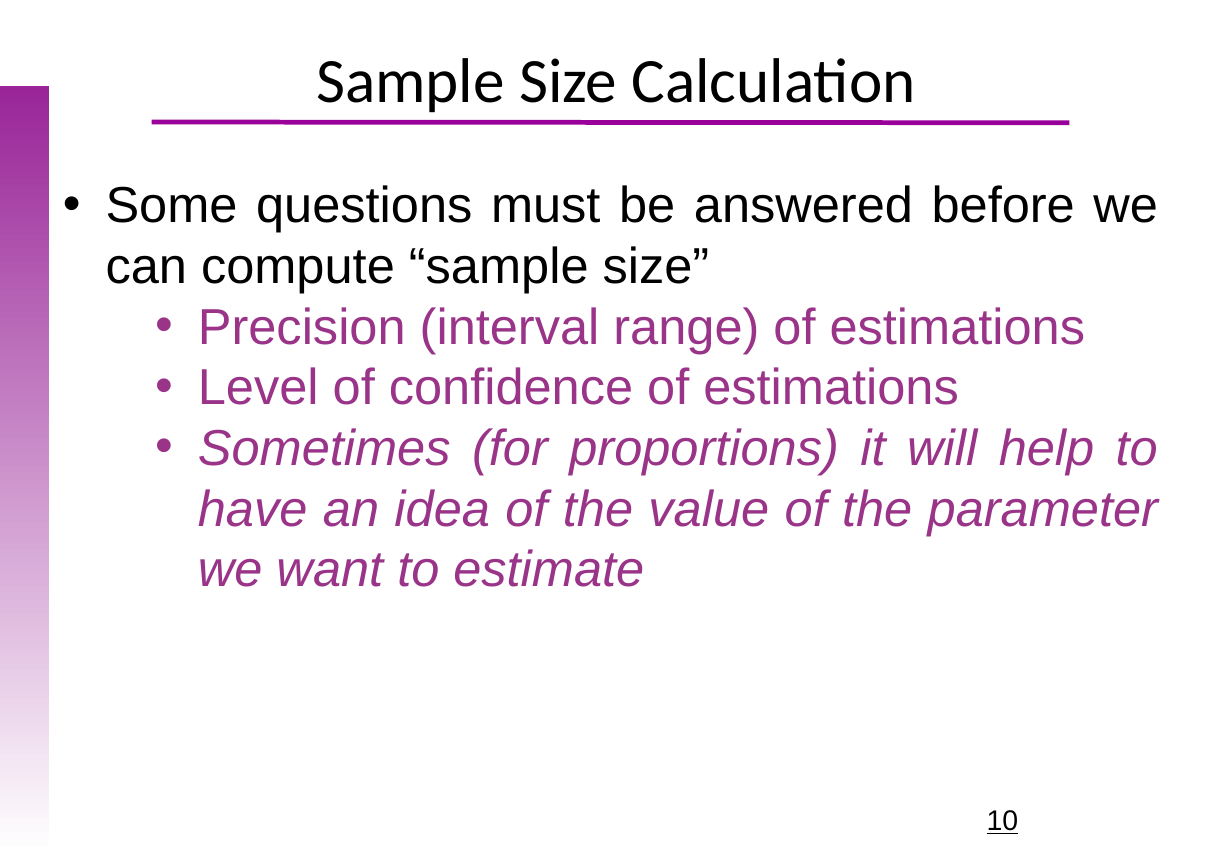
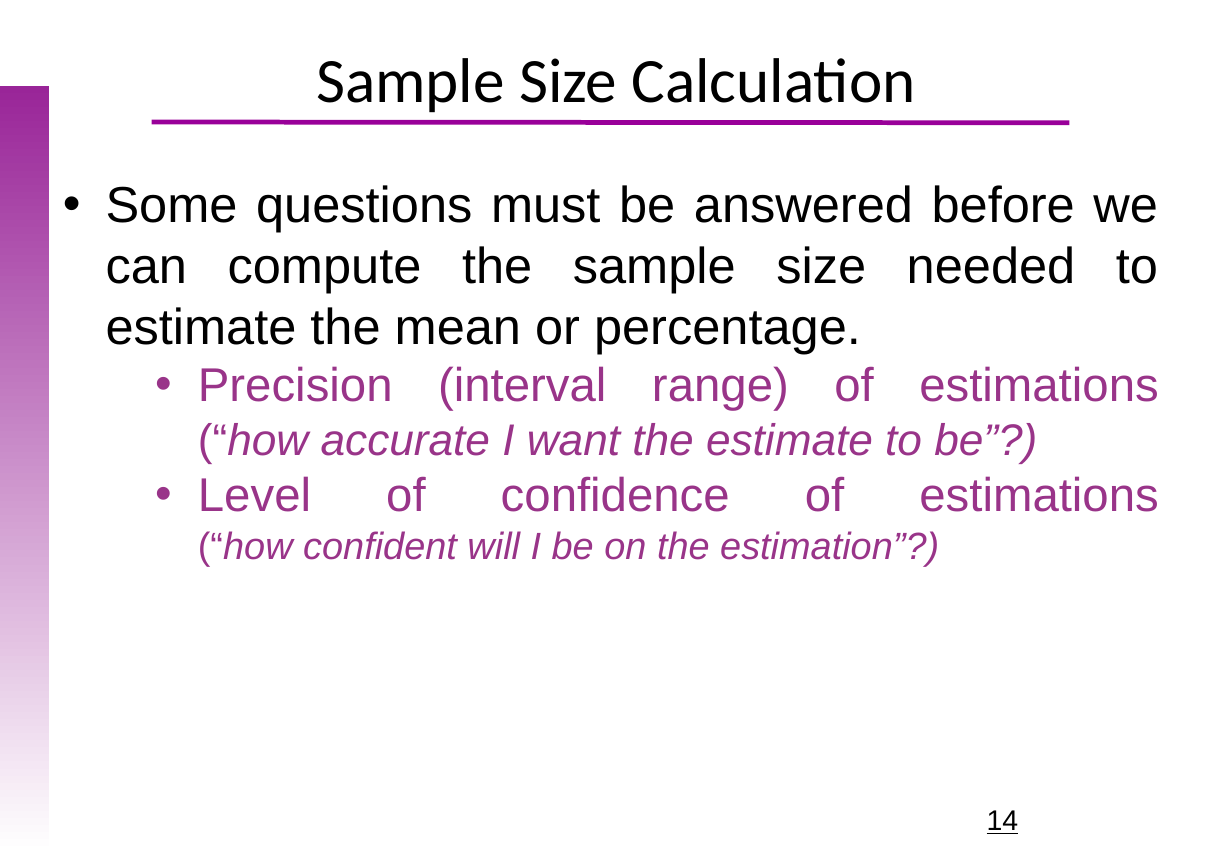
Before and after one commit to uebvhir/Course_Basic_Statistics_2019, a slide deck: slide 14 of Sessio_5/EBB_2018_Session_5_Sample_Size.pptx (slide 10 before the commit). Drawn at 1232x853 pixels with LibreOffice and Linux fonts; fonts in the diff are those of the drawing; background and template pictures are left out. Boxes give left, top, right and bottom in pixels: in the first picture for what was removed or moved away, otherwise in the second. Text is boxed around its words. In the diff, an @@ line names an element or a change of style, - is before the commit and + after.

```diff
--- a/Sessio_5/EBB_2018_Session_5_Sample_Size.pptx
+++ b/Sessio_5/EBB_2018_Session_5_Sample_Size.pptx
@@ text at (106, 185, 1159, 566): text changed @@
-• Some questions must be answered before we can compute “sample size”
-  • Precision (interval range) of estimations
-  • Level of confidence of estimations
-  • Sometimes (for proportions) it will help to have an idea of the value of the parameter we want to estimate
+• Some questions must be answered before we can compute the sample size needed to estimate the mean or percentage.
+  • Precision (interval range) of estimations
+    (“how accurate I want the estimate to be”?)
+  • Level of confidence of estimations
+    (“how confident will I be on the estimation”?)
@@ page number at (987, 810, 1019, 834): text changed @@
-10
+14
```
Also in this commit, not shown: 10 other slides changed, 15 slides added, 2 slides removed, 3 other files.
